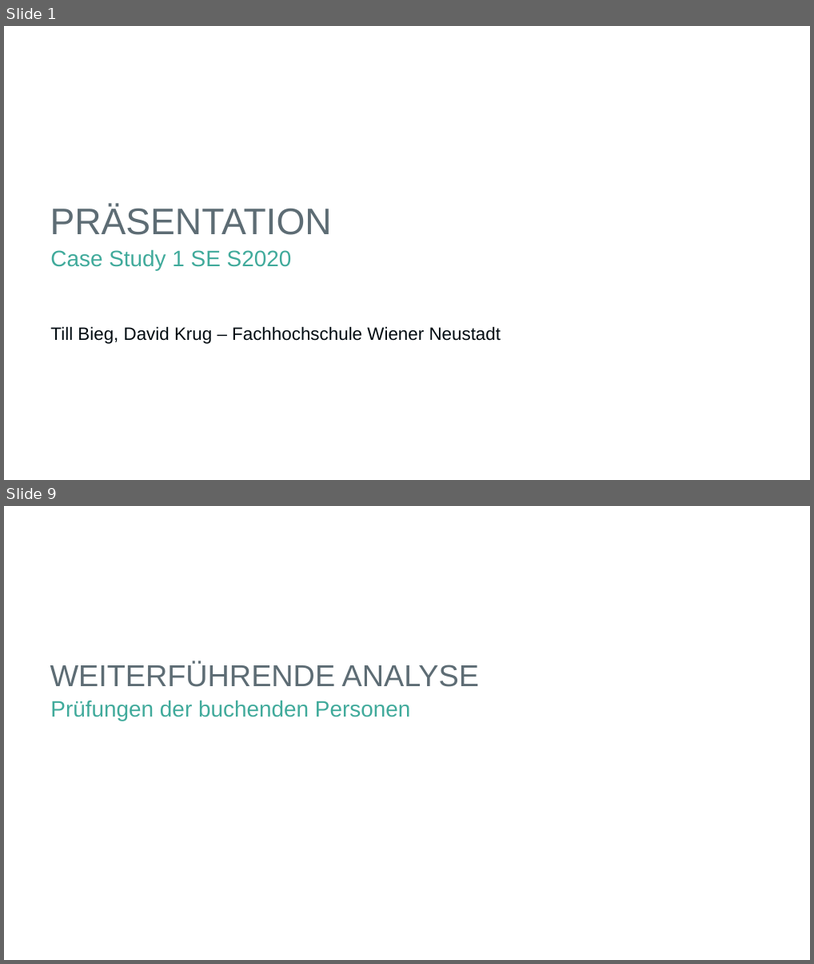
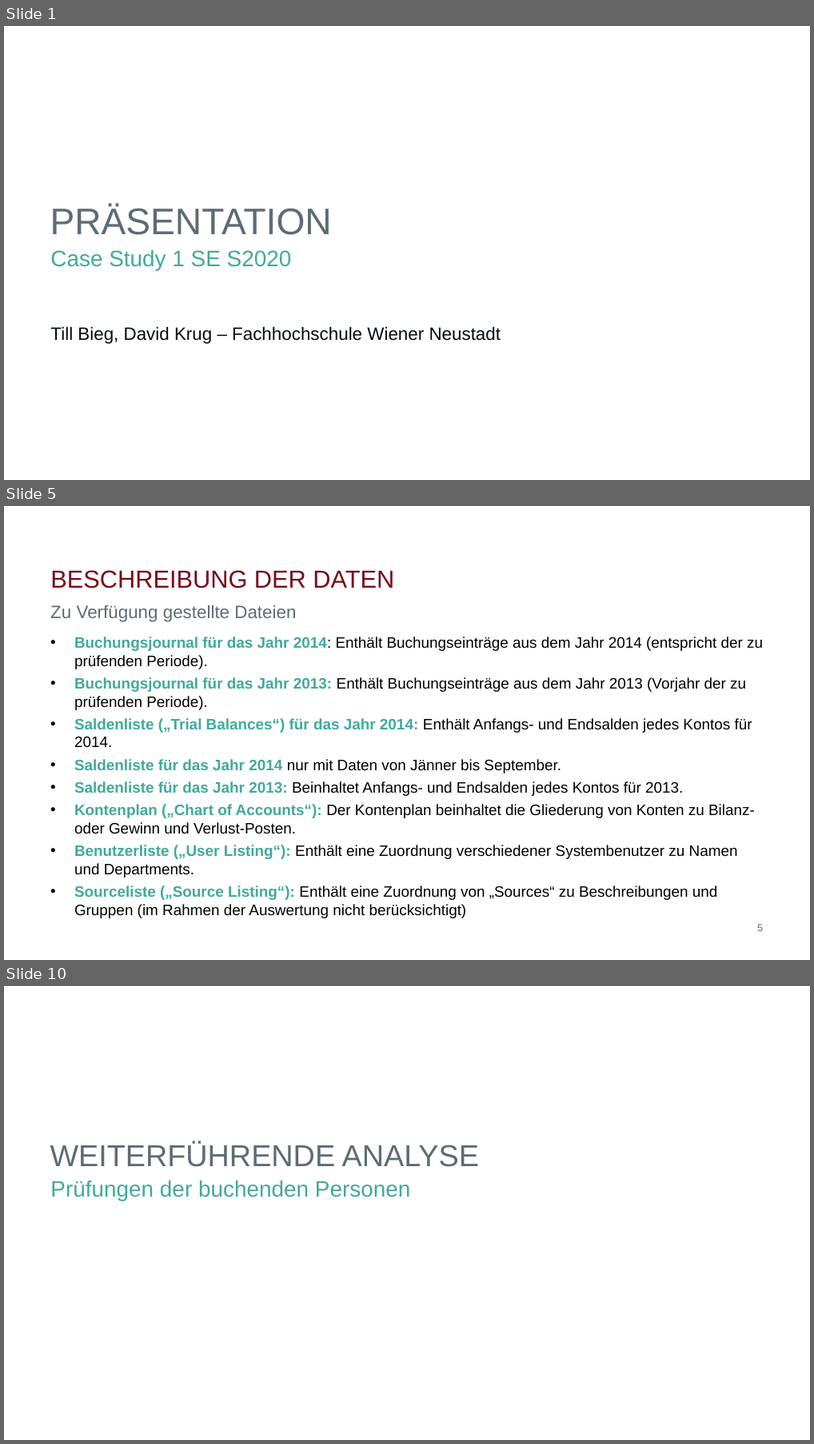
Before and after one commit to biegt/auditing_case_study, a slide deck: 04_output/Präsentation_Case_Study_1_Bieg_Krug.pptx. Shown one above the other, each under a label of ours: slides 1 and 9 before the commit, slides 1, 5 and 10 after it; the slides between them are not shown. The pictures are 814x964 and 814x1444 pixels, drawn with LibreOffice and Linux fonts; fonts in the diff are those of the drawing; background and template pictures are left out. Boxes give left, top, right and bottom in pixels: in the first picture for what was removed or moved away, otherwise in the second. Text is boxed around its words. In the diff, an @@ line names an element or a change of style, - is before the commit and + after.

```diff
--- a/04_output/Präsentation_Case_Study_1_Bieg_Krug.pptx
+++ b/04_output/Präsentation_Case_Study_1_Bieg_Krug.pptx
@@ slide 5 added at (4, 506, 810, 960), background #FFFFFF @@
@@ title added at (50, 570, 394, 588), 29.3 pt, text #790B1A @@
+BESCHREIBUNG DER DATEN
@@ subtitle added at (50, 605, 296, 622), 21.3 pt, text #5D6C74 @@
+Zu Verfügung gestellte Dateien
@@ text added at (74, 636, 763, 900), 18 pt, text #000000 @@
+• Buchungsjournal für das Jahr 2014: Enthält Buchungseinträge aus dem Jahr 2014 (entspricht der zu prüfenden Periode).
+• Buchungsjournal für das Jahr 2013: Enthält Buchungseinträge aus dem Jahr 2013 (Vorjahr der zu prüfenden Periode).
+• Saldenliste („Trial Balances“) für das Jahr 2014: Enthält Anfangs- und Endsalden jedes Kontos für 2014.
+• Saldenliste für das Jahr 2014 nur mit Daten von Jänner bis September.
+• Saldenliste für das Jahr 2013: Beinhaltet Anfangs- und Endsalden jedes Kontos für 2013.
+• Kontenplan („Chart of Accounts“): Der Kontenplan beinhaltet die Gliederung von Konten zu Bilanz- oder Gewinn und Verlust-Posten.
+• Benutzerliste („User Listing“): Enthält eine Zuordnung verschiedener Systembenutzer zu Namen und Departments.
+• Sourceliste („Source Listing“): Enthält eine Zuordnung von „Sources“ zu Beschreibungen und Gruppen (im Rahmen der Auswertung nicht berücksichtigt)
@@ page number added at (758, 924, 763, 931), 12 pt, text #5D6C74 @@
+5
@@ what was slide 9 is now slide 10 @@
```
Also in this commit, not shown: 8 slides changed, 22 other slides added, 2 other files.
